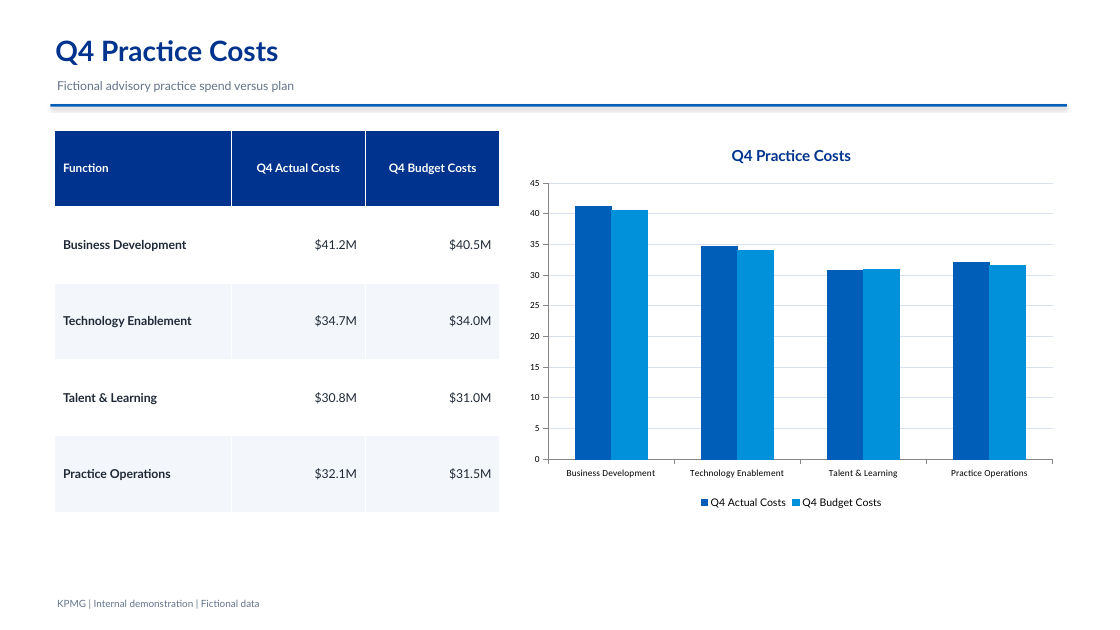
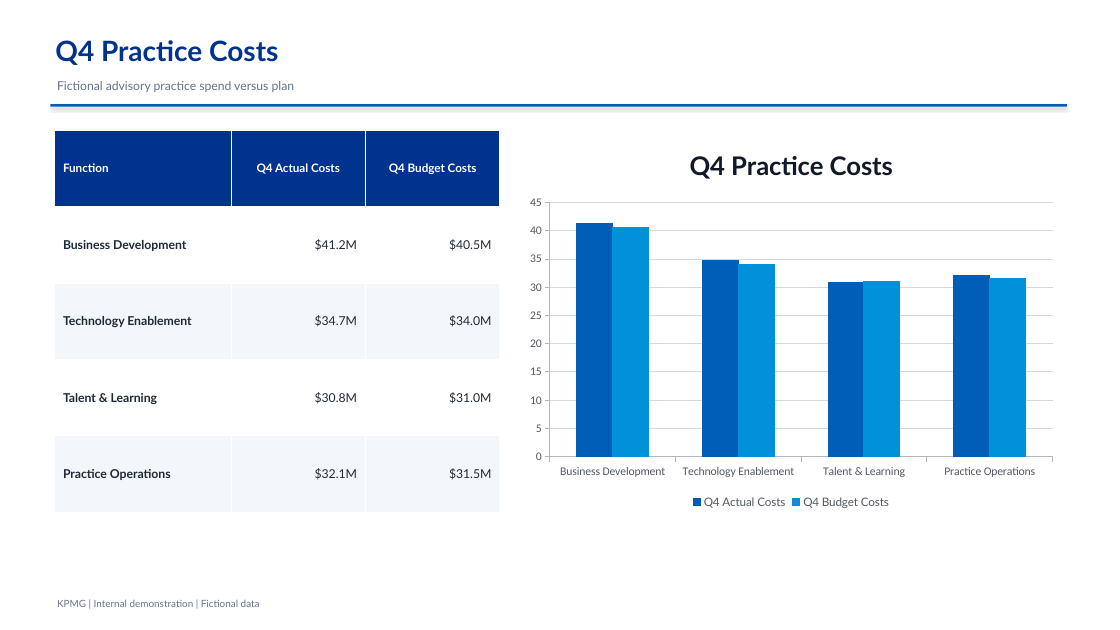
Before and after one commit to aryanray0901/KPMG-Work, a slide deck: slide 8 of deck-refresh/sample_files/kpmg_advisory_q4_expected.pptx. Drawn at 1120x630 pixels with LibreOffice and Linux fonts; fonts in the diff are those of the drawing. Boxes give left, top, right and bottom in pixels: in the first picture for what was removed or moved away, otherwise in the second. Text is boxed around its words. In the diff, an @@ line names an element or a change of style, - is before the commit and + after.

```diff
--- a/deck-refresh/sample_files/kpmg_advisory_q4_expected.pptx
+++ b/deck-refresh/sample_files/kpmg_advisory_q4_expected.pptx
@@ column chart at [519,130,1064,513] @@
@@ legend changed @@
@@ category axis changed @@
@@ value axis changed @@
```
Also in this commit, not shown: 5 other slides changed, 56 other files.
